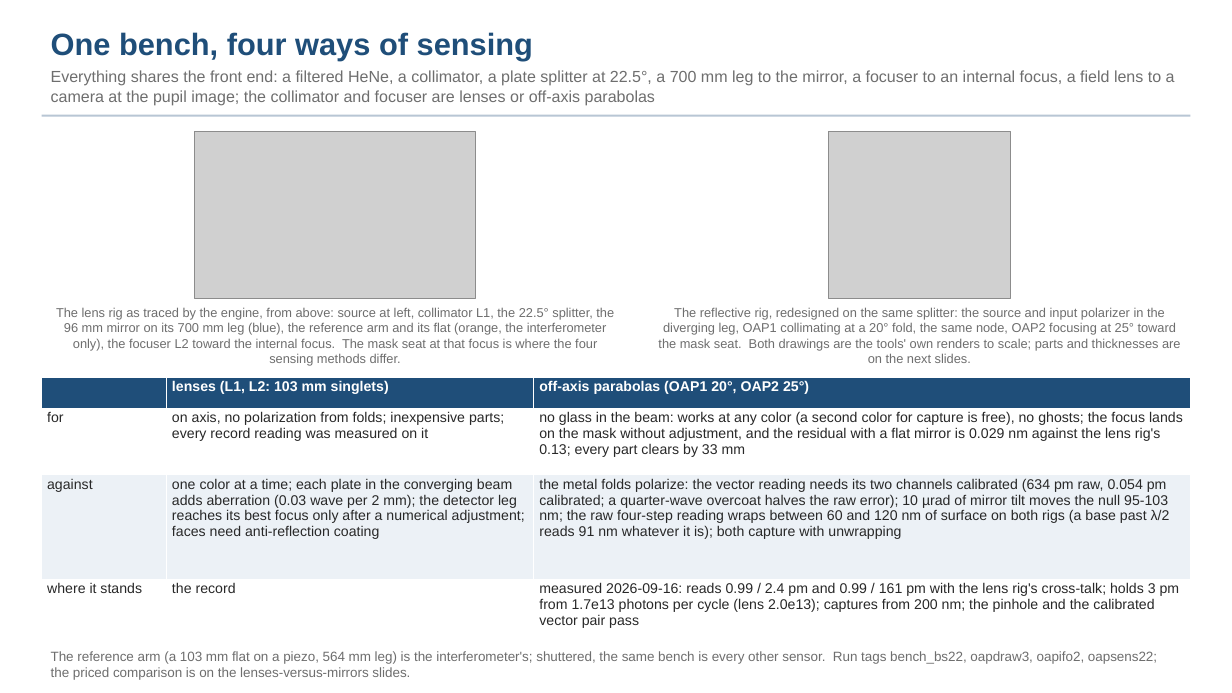
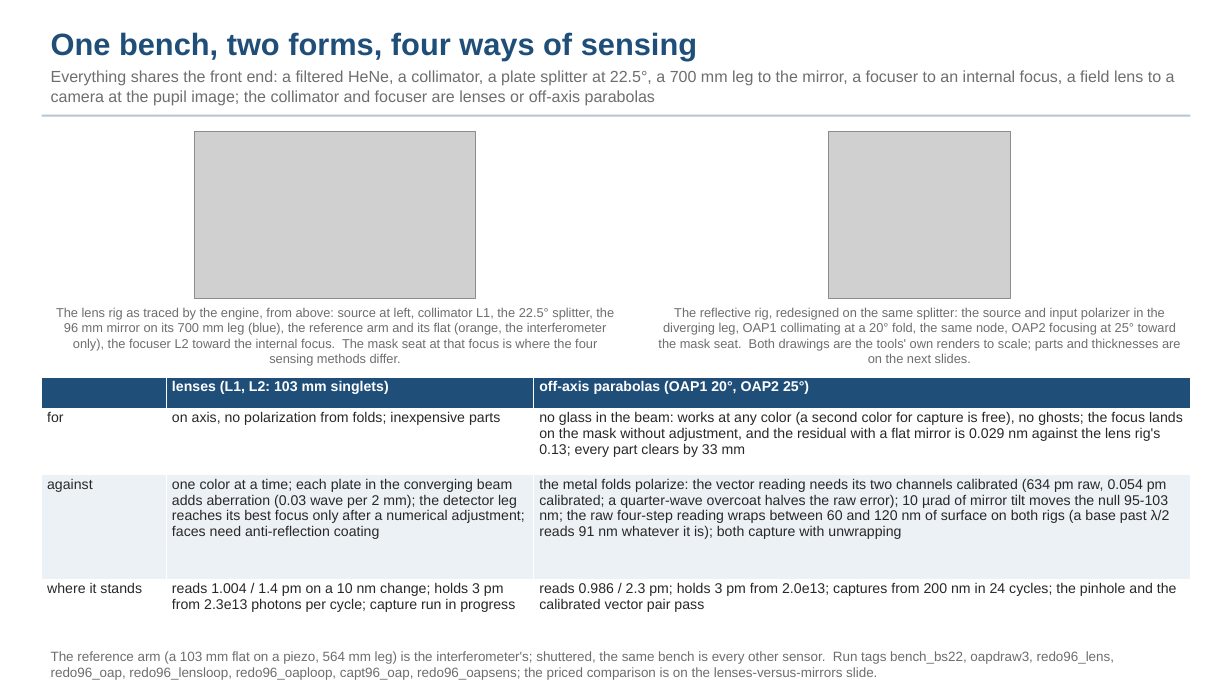
Before and after one commit to nasa-jpl/macos, a slide deck: slide 5 of demo_session/deck_gauges.pptx. Drawn at 1232x693 pixels with LibreOffice and Linux fonts; fonts in the diff are those of the drawing; grey boxes stand for pictures. Boxes give left, top, right and bottom in pixels: in the first picture for what was removed or moved away, otherwise in the second. Text is boxed around its words. In the diff, an @@ line names an element or a change of style, - is before the commit and + after.

```diff
--- a/demo_session/deck_gauges.pptx
+++ b/demo_session/deck_gauges.pptx
@@ text at <box>51,32,697,61</box>: text changed @@
-One bench, four ways of sensing
+One bench, two forms, four ways of sensing
@@ table at <box>42,377,1191,643</box> @@
-row 2, column 2: on axis, no polarization from folds; inexpensive parts; every record reading was measured on it
+row 2, column 2: on axis, no polarization from folds; inexpensive parts
-row 4, column 2: the record
+row 4, column 2: reads 1.004 / 1.4 pm on a 10 nm change; holds 3 pm from 2.3e13 photons per cycle; capture run in progress
-row 4, column 3: measured 2026-09-16: reads 0.99 / 2.4 pm and 0.99 / 161 pm with the lens rig's cross-talk; holds 3 pm from 1.7e13 photons per cycle (lens 2.0e13); captures from 200 nm; the pinhole and the calibrated vector pair pass
+row 4, column 3: reads 0.986 / 2.3 pm; holds 3 pm from 2.0e13; captures from 200 nm in 24 cycles; the pinhole and the calibrated vector pair pass
@@ text at <box>51,651,1114,680</box>: text changed @@
-The reference arm (a 103 mm flat on a piezo, 564 mm leg) is the interferometer's; shuttered, the same bench is every other sensor. Run tags bench_bs22, oapdraw3, oapifo2, oapsens22; the priced comparison is on the lenses-versus-mirrors slides.
+The reference arm (a 103 mm flat on a piezo, 564 mm leg) is the interferometer's; shuttered, the same bench is every other sensor. Run tags bench_bs22, oapdraw3, redo96_lens, redo96_oap, redo96_lensloop, redo96_oaploop, capt96_oap, redo96_oapsens; the priced comparison is on the lenses-versus-mirrors slide.
```
Also in this commit, not shown: 33 other slides changed, 1 slide added, 5 slides removed, 2 other files.
